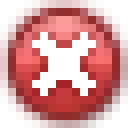
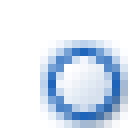
Layers edited between the first and the second 128x128 image:
hid group "16" (28 layers) over bbox(16, 16, 112, 112)
showed group "11" (13 layers) over bbox(56, 56, 112, 112)
